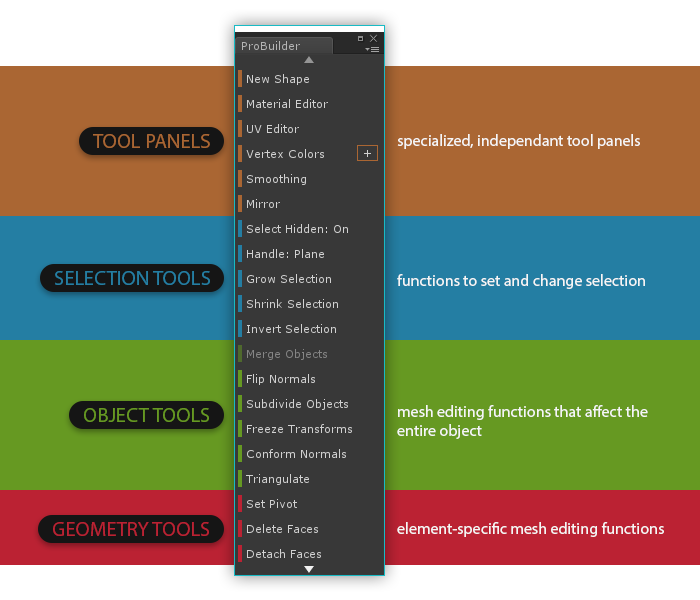
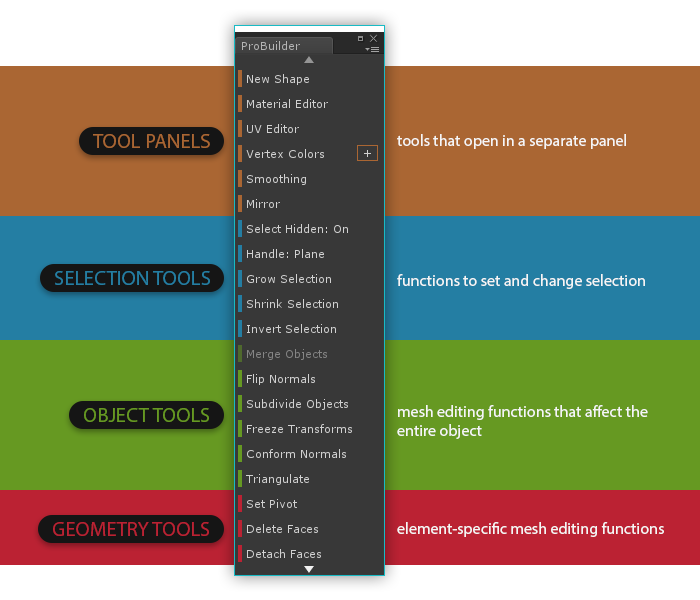
The second 700x600 image is a revision of the first. Changes to its layers:
renamed "specialized, independant tool panels" to "tools that open in a separate panel", painted on it over (397, 134, 640, 149)
